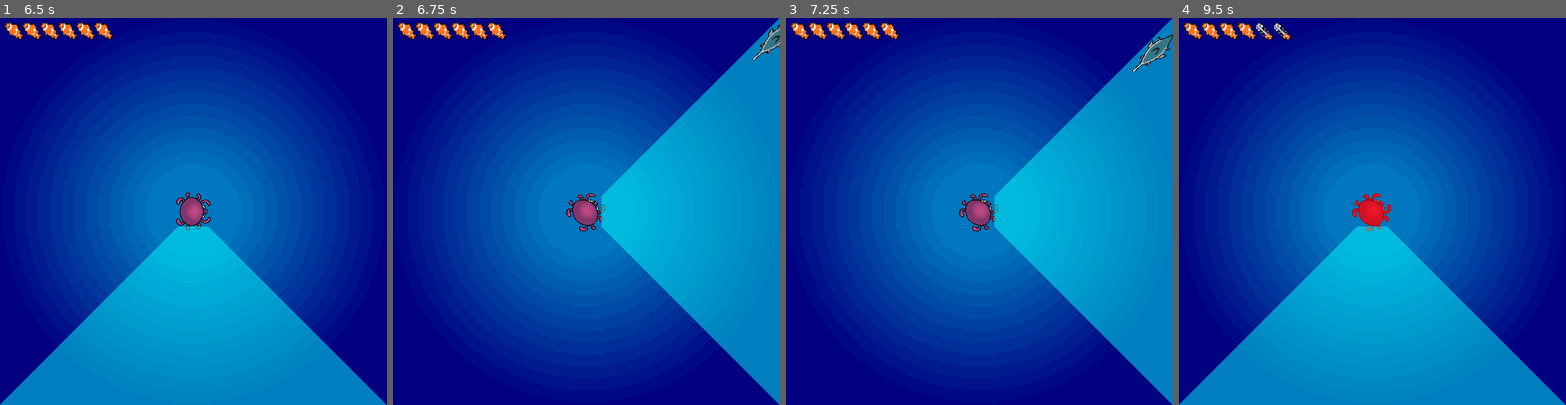
Above: before the commit, frames 1-4 (left to right).
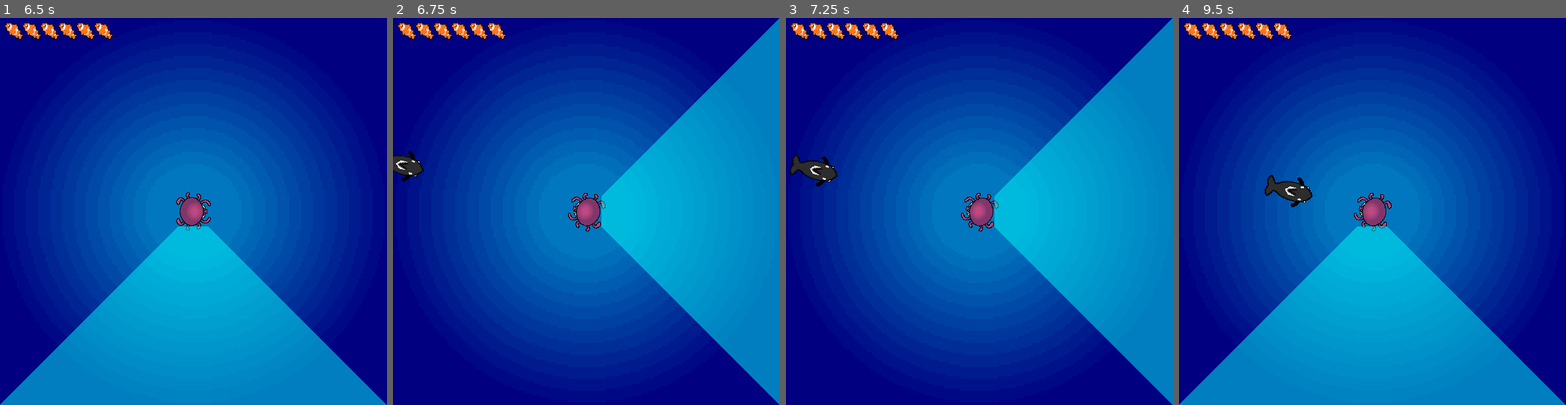
Above: after the commit, the same moments.

Repository: jonael-garcia26/OctoPause
Game: Godot game, scene res://Scenes/menu.tscn
Same seed, same stepped clock (60 frames per second), same inputs: the game is played once before the commit and once after it.
Inputs:
- Up to frame 1 (6.5 s): click "Start" at 0.5 s; tap Enter at 1.25, 2.75, 4.25 s; hold D (right) 1.28-2.03 s; tap Space at 2, 3.5, 5 s; hold S (down) 2.03-2.78 s; hold D (right) 2.78-3.53 s; hold W (up) 3.53-4.28 s; hold A (left) 4.28-5.78 s; hold S (down) from 5.78 s (still down)
- Up to frame 2 (6.75 s): release S (down) at 6.53 s; hold D (right) from 6.53 s (still down)
- Up to frame 3 (7.25 s): keep holding D (right)
- Up to frame 4 (9.5 s): release D (right) at 7.28 s; hold W (up) 7.28-8.03 s; hold D (right) 8.03-8.78 s; hold S (down) from 8.78 s (still down)

Frame 1 is identical in both runs. In frame 2, 1.0% of the frame differs, in the area x 0-100%, y 1-56%; in frame 3, 1.3%; in frame 4, 1.4%, in the area x 19-55%, y 1-56%.

Commit message:
le puse sonido cuando el jugador gets hurt

Diff:
--- a/Scenes/main.tscn
+++ b/Scenes/main.tscn
@@ -1,13 +1,71 @@
 [gd_scene load_steps=10 format=3 uid="uid://c651xkkwuymva"]
 
-[ext_resource type="Script" path="res://Scripts/Main.gd" id="1_eiv0s"]
 [ext_resource type="PackedScene" uid="uid://ca20qyc1r7ovv" path="res://Scenes/Puffy.tscn" id="2_qteu8"]
 [ext_resource type="PackedScene" uid="uid://d2wsb3or2oqp2" path="res://Scenes/Swordy.tscn" id="3_i4u0a"]
 [ext_resource type="Texture2D" uid="uid://db1rv5jahoabt" path="res://Assets/Sprites/Background.png" id="3_j76o2"]
-[ext_resource type="PackedScene" uid="uid://c2awl4pj3dnt6" path="res://Scenes/player.tscn" id="4_46g1p"]
+[ext_resource type="PackedScene" uid="uid://c2awl4pj3dnt6" path="res://Scenes/Player.tscn" id="4_46g1p"]
 [ext_resource type="PackedScene" uid="uid://ce3fuy55bbe0l" path="res://Scenes/Killy.tscn" id="4_m0alt"]
 [ext_resource type="PackedScene" uid="uid://666pj4t2irbx" path="res://Scenes/time_stop.tscn" id="7_3g04u"]
 [ext_resource type="PackedScene" uid="uid://d5crpah3s4lv" path="res://gui/nemoContainer.tscn" id="7_l7s0j"]
+
+[sub_resource type="GDScript" id="GDScript_pf7ik"]
+script/source = "extends Node
+
+@export var mob_scenes: Array[PackedScene]
+@onready var NemoContainer = $CanvasLayer/NemoContainer
+@onready var player = $Player
+
+
+func _ready() -> void:
+	NemoContainer.setMaxNemos(player.maxHealth)
+	NemoContainer.updateNemos(player.currHealth)
+	player.hit.connect(NemoContainer.updateNemos)
+
+func new_game():
+	$Player.start($StartPos.position)
+	$StartTimer.start()
+
+func _on_enemy_timer_timeout():
+	# Randomly choose between pufferfish and swordfish
+	var index = choose_random_enemy()
+	var mob_scene = mob_scenes[index]
+
+	# Instantiate the chosen enemy scene
+	var mob = mob_scene.instantiate()
+	if index == 1:
+		mob.add_to_group(\"Swordies\")
+	mob.add_to_group(\"enemies\")
+
+	# Choose a random location on Path2D.
+	var mob_spawn_location = $\"Path/Spawn enemies\"
+	mob_spawn_location.progress_ratio = randf()
+
+	# Set the mob's position to a random location.
+	mob.position = mob_spawn_location.position
+
+	#Calculate the center of the screen
+	var screen_center = get_viewport().get_visible_rect().size / 2
+
+	#Calculate direction towards the center of the screen
+	var direction_vector = (screen_center - mob.position).normalized()
+
+	#Set the mob's rotation to face the center of the screen
+	mob.rotation = direction_vector.angle()
+
+	# Choose the velocity for the mob.
+	var velocity = Vector2(mob.velocity, 0.0)
+	mob.linear_velocity = direction_vector * velocity.length()
+
+	# Spawn the mob by adding it to the Main scene.
+	add_child(mob)
+
+func _on_start_timer_timeout() -> void:
+	$EnemyTimer.start()
+
+# Function to randomly choose between the pufferfish and swordfish
+func choose_random_enemy() -> int:
+	return randi() % mob_scenes.size()
+"
 
 [sub_resource type="Curve2D" id="Curve2D_tvcvj"]
 _data = {
@@ -16,7 +74,7 @@
 point_count = 5
 
 [node name="Main" type="Node2D"]
-script = ExtResource("1_eiv0s")
+script = SubResource("GDScript_pf7ik")
 mob_scenes = Array[PackedScene]([ExtResource("2_qteu8"), ExtResource("3_i4u0a"), ExtResource("4_m0alt")])
 
 [node name="Background" type="Sprite2D" parent="."]
--- a/Scenes/player.tscn
+++ b/Scenes/player.tscn
@@ -1,8 +1,9 @@
-[gd_scene load_steps=9 format=3 uid="uid://c2awl4pj3dnt6"]
+[gd_scene load_steps=10 format=3 uid="uid://c2awl4pj3dnt6"]
 
 [ext_resource type="Texture2D" uid="uid://ciav10522sh7w" path="res://Assets/Sprites/Pulpy.png" id="1_os784"]
 [ext_resource type="Script" path="res://Scripts/player.gd" id="1_racub"]
-[ext_resource type="Shader" path="res://Scripts/Player_damage.gdshader" id="2_wbdch"]
+[ext_resource type="Shader" path="res://Assets/Shaders/Player_damage.gdshader" id="2_wbdch"]
+[ext_resource type="AudioStream" uid="uid://74ketsfm0gui" path="res://Assets/audio/hurtsound.mp3" id="4_3kkqe"]
 
 [sub_resource type="ShaderMaterial" id="ShaderMaterial_ex6ex"]
 shader = ExtResource("2_wbdch")
@@ -66,4 +67,8 @@
 visible = false
 shape = SubResource("CircleShape2D_0dtc3")
 
+[node name="HurtSound" type="AudioStreamPlayer" parent="."]
+stream = ExtResource("4_3kkqe")
+volume_db = -8.0
+
 [connection signal="body_entered" from="." to="." method="_on_body_entered"]
--- a/Scripts/player.gd
+++ b/Scripts/player.gd
@@ -3,6 +3,7 @@
 @export var maxHealth = 6
 @onready var currHealth: int = maxHealth
 @onready var flash_animation = $Sprite2D/AnimationPlayer
+@onready var hurt_sound = $HurtSound
 
 var screen_size
 
@@ -22,7 +23,9 @@
 func _on_body_entered(enemy: RigidBody2D) -> void:
 	currHealth-= enemy.damage
 	flash_animation.play("flash")
+	hurt_sound.play()
 	enemy.queue_free()
+
 
 	print(currHealth)
 	if currHealth <= 0:
Renamed: Scripts/Player_damage.gdshader -> Assets/Shaders/Player_damage.gdshader
Not shown, added: Assets/audio/hurtsound.mp3.import
Not shown, added: Assets/audio/hurtsound.mp3
